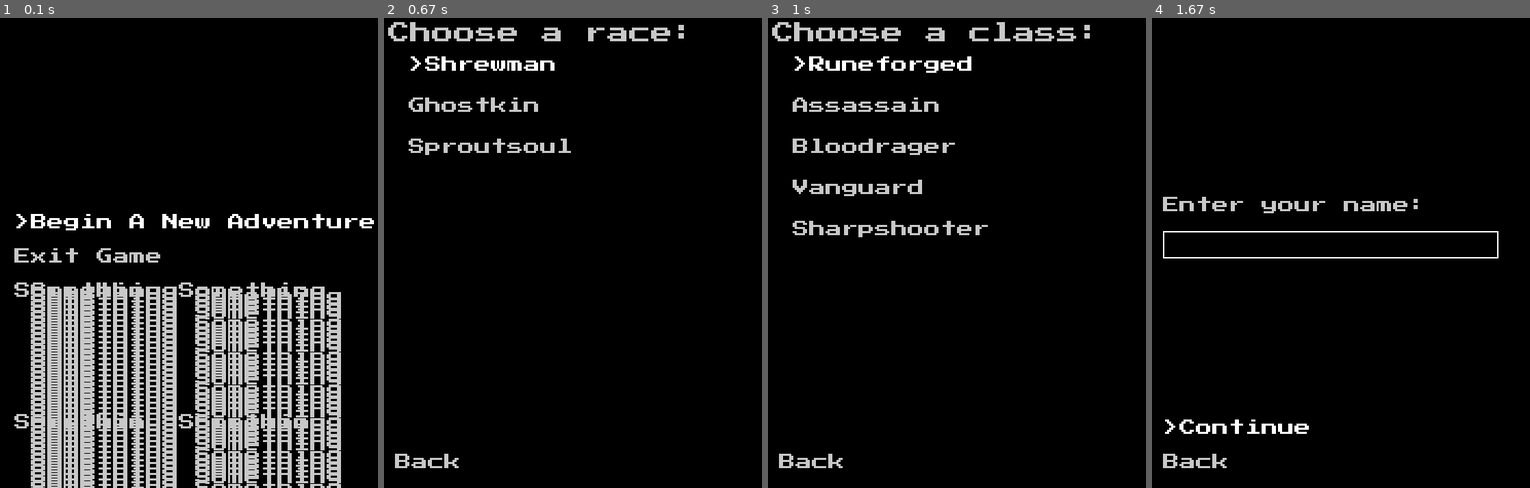
Above: before the commit, frames 1-4 (left to right).
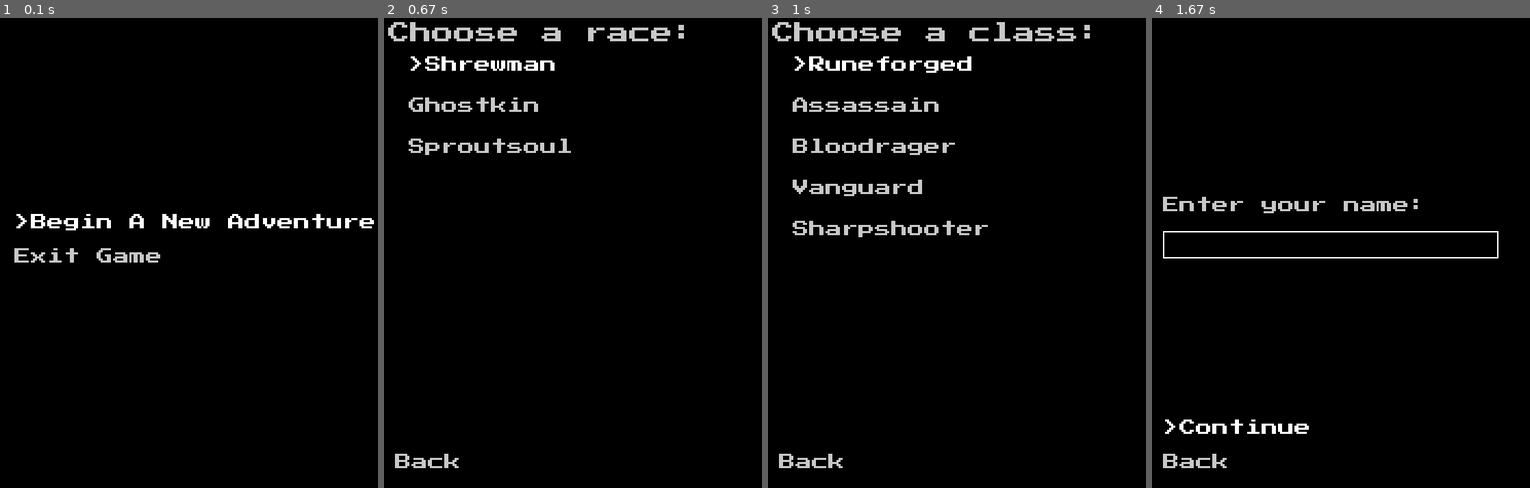
Above: after the commit, the same moments.

Repository: Cyborger/PygameTextRPG
Game: pygame game, started from launcher.py
The game is run twice, just before and just after one commit, with the same random seed, the same clock (stepped at 60 frames per second) and the same inputs.
Inputs:
- Up to frame 1 (0.1 s): no input
- Up to frame 2 (0.67 s): click "Begin A New Adventure" at 0.38 s
- Up to frame 3 (1 s): tap Enter at 0.67 s
- Up to frame 4 (1.67 s): tap Enter at 1 s; click "Continue" at 1.38 s

The runs differ from the first frame. In frame 1, 22% of the frame differs, in the area x 3-91%, y 56-100%; in frame 2, nothing differs; in frame 3, nothing differs; in frame 4, nothing differs.

Commit message:
Fixed multiline labels

Diff:
--- a/core/gui/multilineLabel.py
+++ b/core/gui/multilineLabel.py
@@ -13,7 +13,6 @@
     def renderImage(self):
         lineWidth = self.font.size(" " * self.maxLength)[0]
         lineHeight = self.font.size(" ")[1]
-        print("Line height")
         lines = self.getLines(self.text)
         imageHeight =  lineHeight * len(lines)
         image = pygame.Surface((lineWidth, imageHeight))
@@ -27,14 +26,14 @@
 
     def getLines(self, text):
         lines = []
-        position = 0
         lastSpace = 0
         for i in range(len(text)):
             if i > self.maxLength:
                 lines.append(text[0:lastSpace])
-                remainingText = text[lastSpace:]
+                remainingText = text[lastSpace+1:]
                 if len(remainingText) > 0:
                     lines.extend(self.getLines(remainingText))
+                return lines
             if text[i] == " ":
                 lastSpace = i
         lines.append(text)
--- a/menus/titleMenu.py
+++ b/menus/titleMenu.py
@@ -10,7 +10,6 @@
         self.addButtons(LabelButton("Begin A New Adventure", 25, 300,
                                    self.newGame),
                         LabelButton("Exit Game", 25, 350, self.exit))
-        self.addLabels(MultilineLabel("Something Something Something Something Something Something Something Something", 25, 400))
 
     def newGame(self):
         newMenu = "characterCreationState/raceSelectionMenu"
